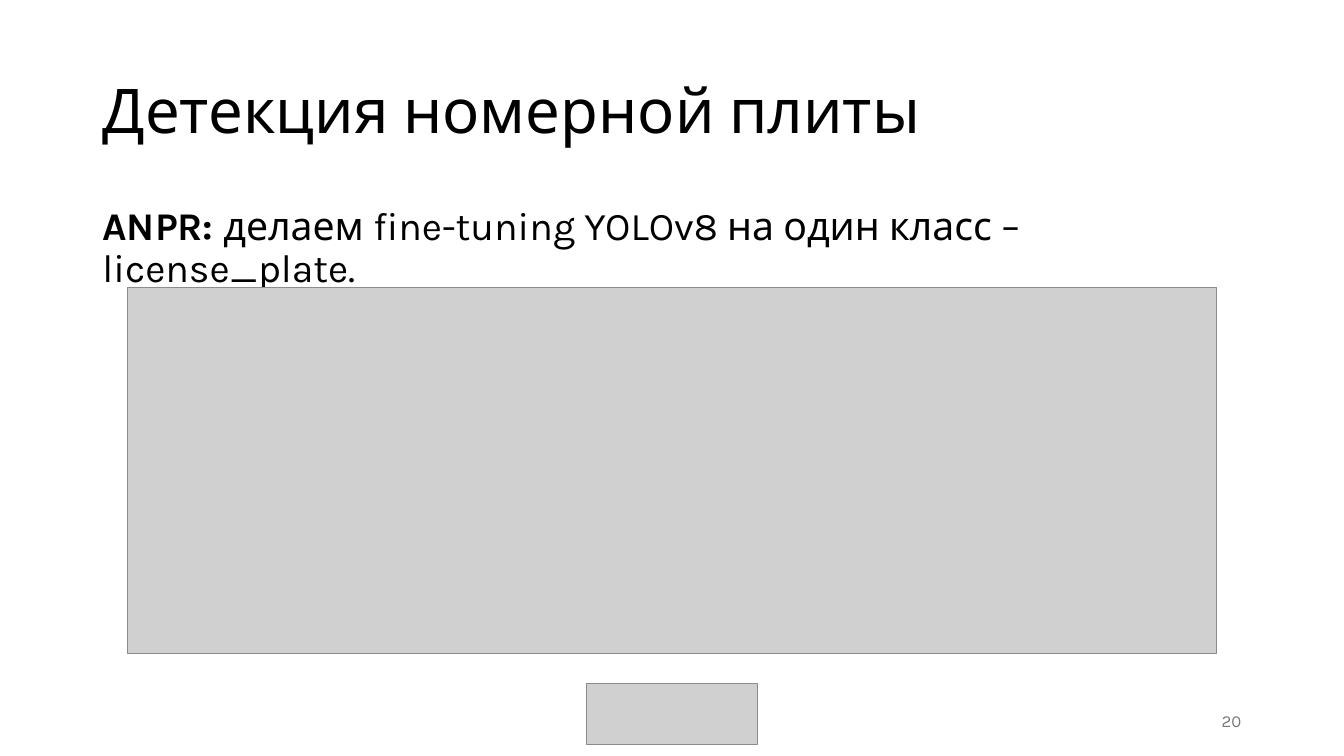
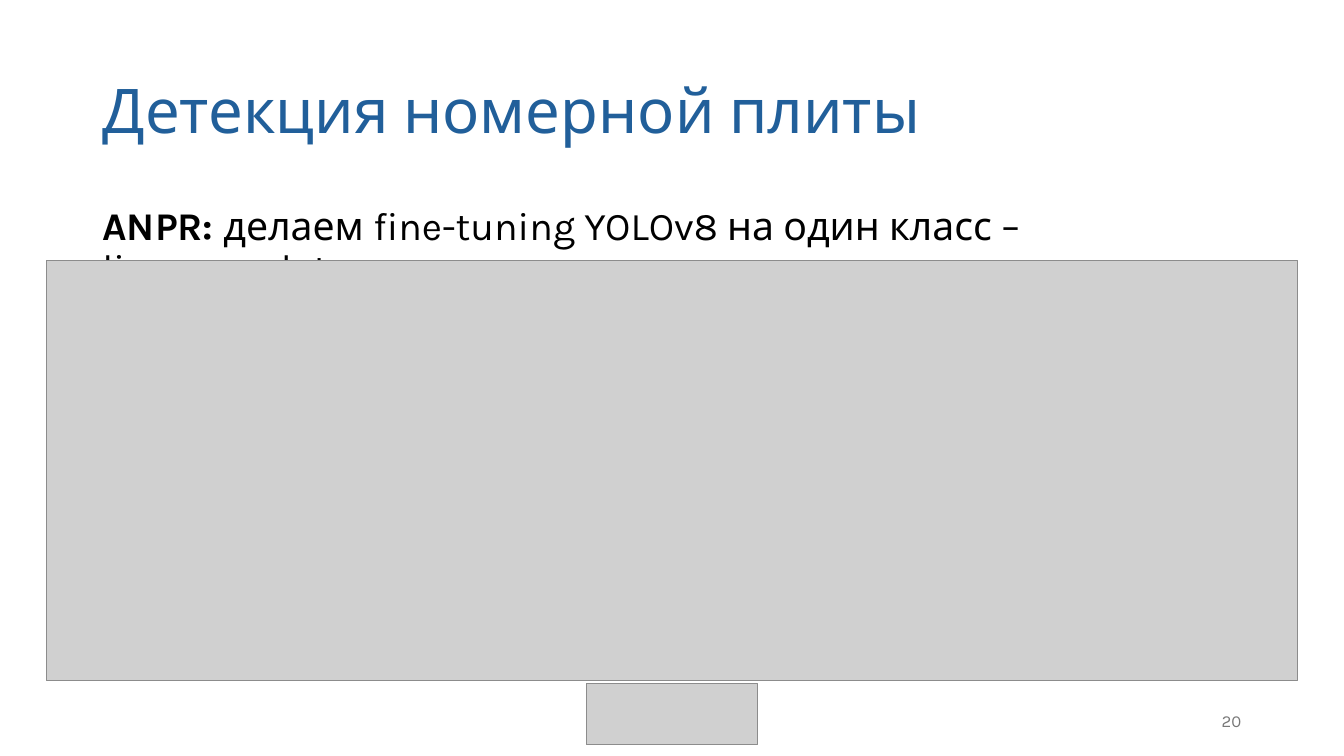
Before and after one commit to igotsummeronmymind/diploma, a slide deck: slide 20 of demo/diploma_present.pptx. Drawn at 1344x756 pixels with LibreOffice and Linux fonts; fonts in the diff are those of the drawing; grey boxes stand for pictures. Boxes give left, top, right and bottom in pixels: in the first picture for what was removed or moved away, otherwise in the second. Text is boxed around its words. In the diff, an @@ line names an element or a change of style, - is before the commit and + after.

```diff
--- a/demo/diploma_present.pptx
+++ b/demo/diploma_present.pptx
@@ title "Детекция номерной плиты" at box(102, 86, 920, 148): text colour #000000 to #215F9A @@
@@ picture: place and size @@
-picture at box(127, 287, 1217, 653)
+picture at box(46, 260, 1299, 681)
```
Also in this commit, not shown: 33 other slides changed, 2 other files.
